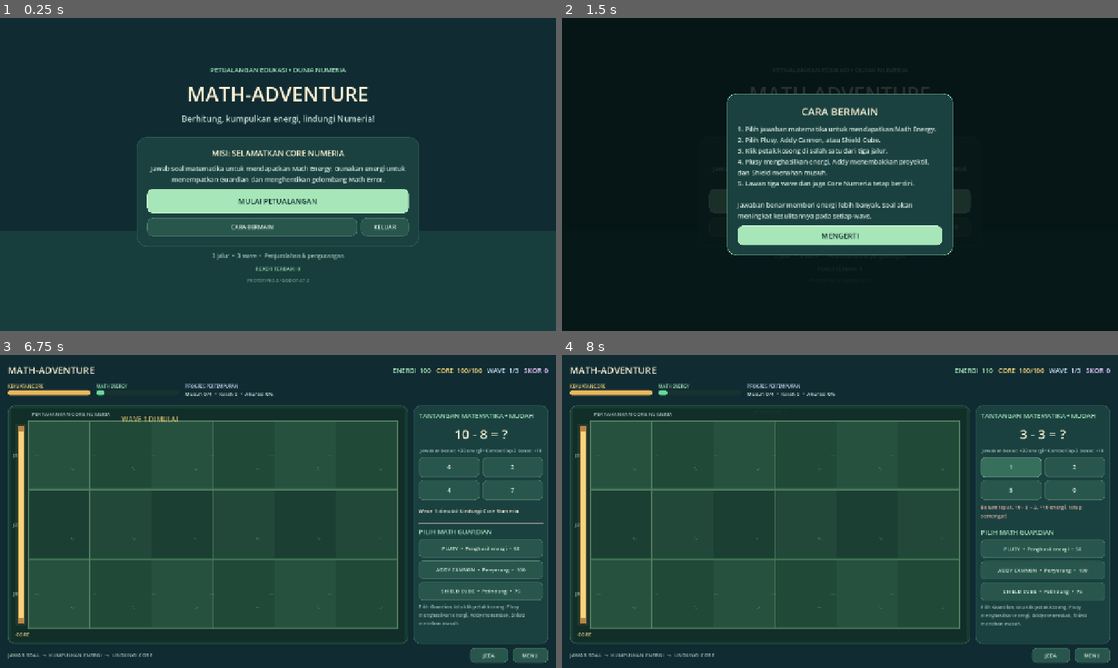
Above: before the commit, frames 1-4 (two rows, left to right).
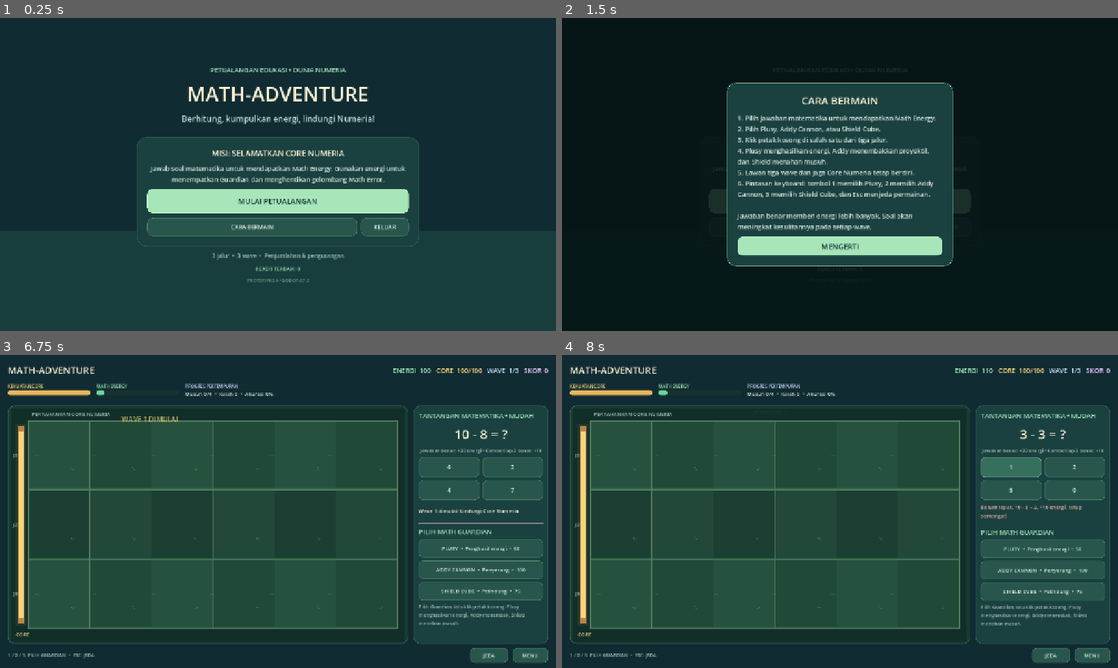
Above: after the commit, the same moments.

Repository: mukhlishulkhaniif/Pengantar-Game
Game: Godot game, scene res://scenes/main_menu.tscn
Same seed, same stepped clock (60 frames per second), same inputs: the game is played once before the commit and once after it.
Inputs:
- Up to frame 1 (0.25 s): no input
- Up to frame 2 (1.5 s): click "CARA BERMAIN" at 0.5 s; click "MULAI PETUALANGAN" at 1.25 s
- Up to frame 3 (6.75 s): click "MULAI PETUALANGAN" at 2 s; click "KELUAR" at 2.75 s; click "MENGERTI" at 3.5 s; click "CARA BERMAIN" at 4.25 s; click "KELUAR" at 5 s; click "MENGERTI" at 5.75 s; click "MULAI PETUALANGAN" at 6.5 s
- Up to frame 4 (8 s): click "6" at 7.25 s

The runs differ from the first frame. In frame 1, less than 0.1% of the frame differs, in the area x 49-50%, y 83-84%; in frame 2, 9.3%, in the area x 29-71%, y 20-80%; in frame 3, 0.2%; in frame 4, 0.2%.

Commit message:
Tambahkan pintasan kontrol dan pembahasan soal Math-Adventure v0.5

Diff:
--- a/math-adventure/project.godot
+++ b/math-adventure/project.godot
@@ -7,7 +7,7 @@
 config/name="Math-Adventure"
 run/main_scene="res://scenes/main_menu.tscn"
 config/features=PackedStringArray("4.7", "GL Compatibility")
-config/description="Game edukasi matematika tower defense untuk dunia Numeria. Prototype 0.4."
+config/description="Game edukasi matematika tower defense untuk dunia Numeria. Prototype 0.5."
 
 [display]
 
--- a/math-adventure/scripts/presentation/battle.gd
+++ b/math-adventure/scripts/presentation/battle.gd
@@ -18,6 +18,8 @@
 var defeated_enemies: int = 0
 var total_questions: int = 0
 var correct_answers: int = 0
+var wrong_answers: int = 0
+var answer_history: Array[Dictionary] = []
 var current_wave: int = 0
 var spawned_this_wave: int = 0
 var spawn_target: int = 0
@@ -87,6 +89,26 @@
 
 	_refresh_hud()
 
+func _unhandled_key_input(event: InputEvent) -> void:
+	if not event is InputEventKey:
+		return
+	var key_event := event as InputEventKey
+	if not key_event.pressed or key_event.echo:
+		return
+	if key_event.keycode == KEY_ESCAPE:
+		_toggle_pause()
+		get_viewport().set_input_as_handled()
+		return
+	if battle_finished or paused:
+		return
+	match key_event.keycode:
+		KEY_1:
+			_select_guardian("Plusy")
+		KEY_2:
+			_select_guardian("Addy Cannon")
+		KEY_3:
+			_select_guardian("Shield Cube")
+
 func _build_ui() -> void:
 	var background := ColorRect.new()
 	background.color = Color("#102b32")
@@ -245,7 +267,7 @@
 	var footer := HBoxContainer.new()
 	footer.add_theme_constant_override("separation", 10)
 	outer.add_child(footer)
-	var instruction := _make_label("JAWAB SOAL  →  KUMPULKAN ENERGI  →  LINDUNGI CORE", 12, Color("#9fbdb2"))
+	var instruction := _make_label("1 / 2 / 3: PILIH GUARDIAN  •  ESC: JEDA", 11, Color("#9fbdb2"))
 	instruction.size_flags_horizontal = Control.SIZE_EXPAND_FILL
 	footer.add_child(instruction)
 	pause_button = _make_button("JEDA", Vector2(88, 34), false)
@@ -282,7 +304,14 @@
 		return
 	var chosen: int = int(options[index])
 	var correct: int = int(current_question["answer"])
+	var question_text: String = "%d %s %d" % [int(current_question["a"]), str(current_question["operator"]), int(current_question["b"])]
 	total_questions += 1
+	answer_history.append({
+		"question": question_text,
+		"chosen": chosen,
+		"answer": correct,
+		"correct": chosen == correct
+	})
 	if chosen == correct:
 		correct_answers += 1
 		combo += 1
@@ -297,6 +326,7 @@
 		if is_instance_valid(arena):
 			arena.add_visual_effect("reward", Vector2(arena.size.x * 0.5, 38.0), Color("#a6e6b8"), "+%d ENERGI" % total_reward)
 	else:
+		wrong_answers += 1
 		combo = 0
 		energy = mini(999, energy + 10)
 		var explanation: String = "%d %s %d = %d" % [int(current_question["a"]), str(current_question["operator"]), int(current_question["b"]), correct]
@@ -309,6 +339,10 @@
 
 func _select_guardian(guardian_type: String) -> void:
 	if battle_finished or paused:
+		return
+	if energy < int(GUARDIAN_COSTS.get(guardian_type, 99999)) and selected_guardian != guardian_type:
+		feedback_label.text = "Energi belum cukup. Butuh %d untuk %s." % [int(GUARDIAN_COSTS.get(guardian_type, 0)), guardian_type]
+		feedback_label.add_theme_color_override("font_color", Color("#f2b4a8"))
 		return
 	if selected_guardian == guardian_type:
 		selected_guardian = ""
@@ -601,7 +635,7 @@
 	center.set_anchors_and_offsets_preset(Control.PRESET_FULL_RECT)
 	overlay.add_child(center)
 	var panel := PanelContainer.new()
-	panel.custom_minimum_size = Vector2(470, 285)
+	panel.custom_minimum_size = Vector2(540, 360)
 	panel.add_theme_stylebox_override("panel", _panel_style(Color("#1a4140"), Color("#8ccca2"), 20, 22))
 	center.add_child(panel)
 	var content := VBoxContainer.new()
@@ -615,9 +649,22 @@
 	detail.autowrap_mode = TextServer.AUTOWRAP_WORD_SMART
 	content.add_child(detail)
 	var accuracy: int = roundi(float(correct_answers) / float(maxi(total_questions, 1)) * 100.0)
-	var stats := _make_label("Skor %d  •  Musuh dikalahkan %d  •  Akurasi %d%%" % [score, defeated_enemies, accuracy], 13, Color("#a6e6b8"), HORIZONTAL_ALIGNMENT_CENTER)
+	var stats := _make_label("Skor %d  •  Musuh dikalahkan %d\nBenar %d  •  Salah %d  •  Akurasi %d%%" % [score, defeated_enemies, correct_answers, wrong_answers, accuracy], 13, Color("#a6e6b8"), HORIZONTAL_ALIGNMENT_CENTER)
 	stats.autowrap_mode = TextServer.AUTOWRAP_WORD_SMART
+	stats.custom_minimum_size = Vector2(0, 42)
 	content.add_child(stats)
+	var review_button := _make_button("LIHAT PEMBAHASAN SOAL", Vector2(0, 36), false)
+	review_button.size_flags_horizontal = Control.SIZE_EXPAND_FILL
+	content.add_child(review_button)
+	var review_label := _make_label(_build_review_text(), 12, Color("#d2e5dc"), HORIZONTAL_ALIGNMENT_CENTER)
+	review_label.autowrap_mode = TextServer.AUTOWRAP_WORD_SMART
+	review_label.custom_minimum_size = Vector2(0, 96)
+	review_label.visible = false
+	content.add_child(review_label)
+	review_button.pressed.connect(func() -> void:
+		review_label.visible = not review_label.visible
+		review_button.text = "SEMBUNYIKAN PEMBAHASAN" if review_label.visible else "LIHAT PEMBAHASAN SOAL"
+	)
 	var replay := _make_button("MAIN LAGI", Vector2(0, 44), true)
 	replay.size_flags_horizontal = Control.SIZE_EXPAND_FILL
 	replay.pressed.connect(func() -> void: get_tree().reload_current_scene())
@@ -626,6 +673,20 @@
 	menu.size_flags_horizontal = Control.SIZE_EXPAND_FILL
 	menu.pressed.connect(_return_to_menu)
 	content.add_child(menu)
+
+func _build_review_text() -> String:
+	var wrong_records: Array[Dictionary] = []
+	for record in answer_history:
+		if not bool(record.get("correct", false)):
+			wrong_records.append(record)
+	if wrong_records.is_empty():
+		return "Hebat! Semua jawabanmu benar. Tidak ada soal yang perlu diulas."
+	var lines: Array[String] = ["Pembahasan 4 jawaban salah terakhir:"]
+	var start_index: int = maxi(0, wrong_records.size() - 4)
+	for index in range(start_index, wrong_records.size()):
+		var record: Dictionary = wrong_records[index]
+		lines.append("%s  •  Jawabanmu: %s  •  Jawaban benar: %s" % [str(record.get("question", "")), str(record.get("chosen", "")), str(record.get("answer", ""))])
+	return "\n".join(lines)
 
 func _save_best_score() -> void:
 	var save_data := ConfigFile.new()
--- a/math-adventure/scripts/presentation/main_menu.gd
+++ b/math-adventure/scripts/presentation/main_menu.gd
@@ -95,7 +95,7 @@
 	var record := _make_label("REKOR TERBAIK: %d" % best_score, 12, Color("#a6e6b8"), HORIZONTAL_ALIGNMENT_CENTER)
 	column.add_child(record)
 
-	var version := _make_label("PROTOTIPE 0.4 • GODOT 4.7.2", 10, Color("#70968c"), HORIZONTAL_ALIGNMENT_CENTER)
+	var version := _make_label("PROTOTIPE 0.5 • GODOT 4.7.2", 10, Color("#70968c"), HORIZONTAL_ALIGNMENT_CENTER)
 	column.add_child(version)
 
 func _show_help() -> void:
@@ -121,7 +121,7 @@
 	content.add_theme_constant_override("separation", 12)
 	panel.add_child(content)
 	content.add_child(_make_label("CARA BERMAIN", 24, Color("#fff4d6"), HORIZONTAL_ALIGNMENT_CENTER))
-	var instructions := _make_label("1. Pilih jawaban matematik …(237 unchanged characters)… e dan jaga Core Numeria tetap berdiri.\n\nJawaban benar memberi energi lebih ban …(79 unchanged characters)…
+	var instructions := _make_label("1. Pilih jawaban matematik …(237 unchanged characters)… e dan jaga Core Numeria tetap berdiri.\n6. Pintasan keyboard: tombol 1 memilih Plusy, 2 memilih Addy Cannon, 3 memilih Shield Cube, dan Esc menjeda permainan.\n\nJawaban benar memberi energi lebih ban …(79 unchanged characters)…
 	instructions.autowrap_mode = TextServer.AUTOWRAP_WORD_SMART
 	content.add_child(instructions)
 	var close_button := _make_button("MENGERTI", Vector2(0, 44), true)
Not shown, changed: math-adventure/README.md
Not shown, added: math-adventure/docs/CHANGELOG_MVP_0.5.md
